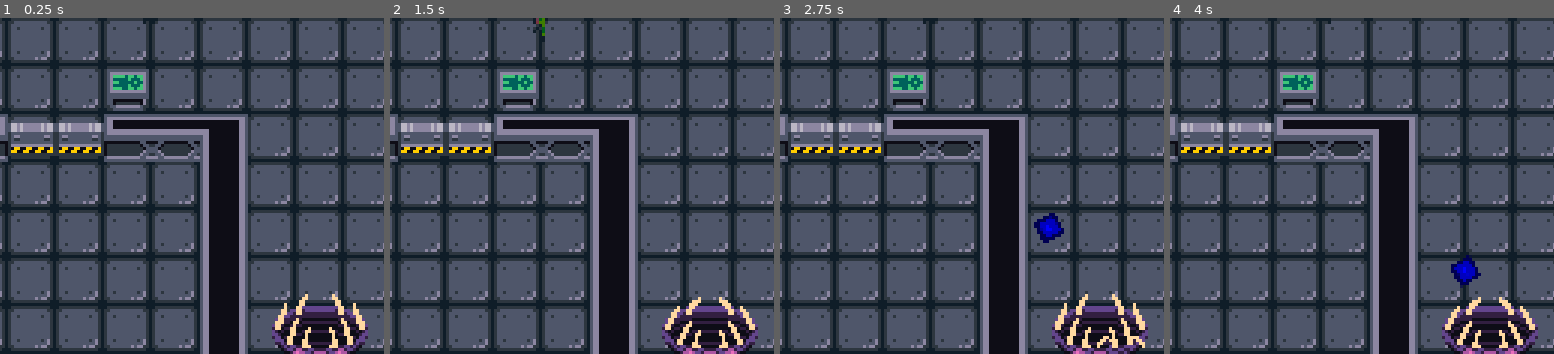
Above: before the commit, frames 1-4 (left to right).
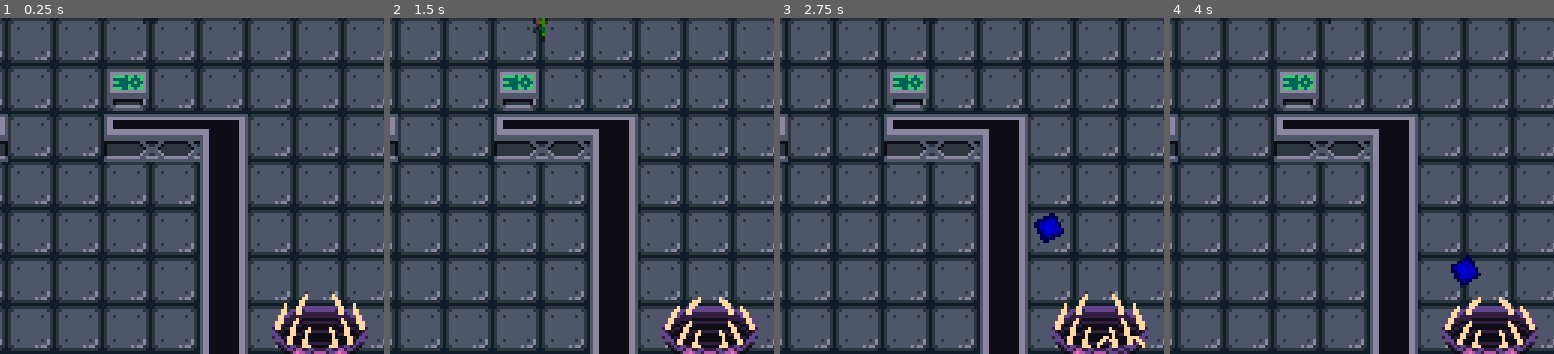
Above: after the commit, the same moments.

Repository: SpaceyLake/Abandon-Ship-LD50
Game: Godot game, scene res://TestWorld.tscn
The game is run twice, just before and just after one commit, with the same random seed, the same clock (stepped at 60 frames per second) and the same inputs. The project has no main scene, so this scene is started directly. The engine's default icon, where the game draws it, is replaced by a stand-in: a white triangle on a blue panel in a dark square.
Inputs:
- Up to frame 1 (0.25 s): no input
- Up to frame 2 (1.5 s): hold Right (fire_right) 0.53-1.28 s; tap Space (interact) at 0.6, 1.35 s; hold Down (fire_down) from 1.28 s (still down)
- Up to frame 3 (2.75 s): tap Enter at 2 s; release Down (fire_down) at 2.03 s; hold Right (fire_right) from 2.03 s (still down); tap Space (interact) at 2.1 s
- Up to frame 4 (4 s): release Right (fire_right) at 2.78 s; hold Up (fire_up) 2.78-3.53 s; tap Space (interact) at 2.85, 3.5, 3.6 s; hold Left (fire_left) from 3.53 s (still down)
The pictures show only the part of the screen within x 30-80%, y 50-100%; the shares and areas given below are measured in that part.

The runs differ from the first frame. In frame 1, 1.7% of the frame differs, in the area x 2-28%, y 31-42%; in frame 2, 1.7%; in frame 3, 1.7%; in frame 4, 1.7%.
Error in both runs: Attempt to call function 'connect' in base 'null instance' on a null instance. (res://World.gd:23)

Commit message:
Changed Z index

Diff:
--- a/Doors/HDoor.tscn
+++ b/Doors/HDoor.tscn
@@ -61,6 +61,7 @@
 }
 
 [node name="HDoor" type="Node2D"]
+z_index = -2
 script = ExtResource( 2 )
 
 [node name="DoorLeft" type="KinematicBody2D" parent="."]
